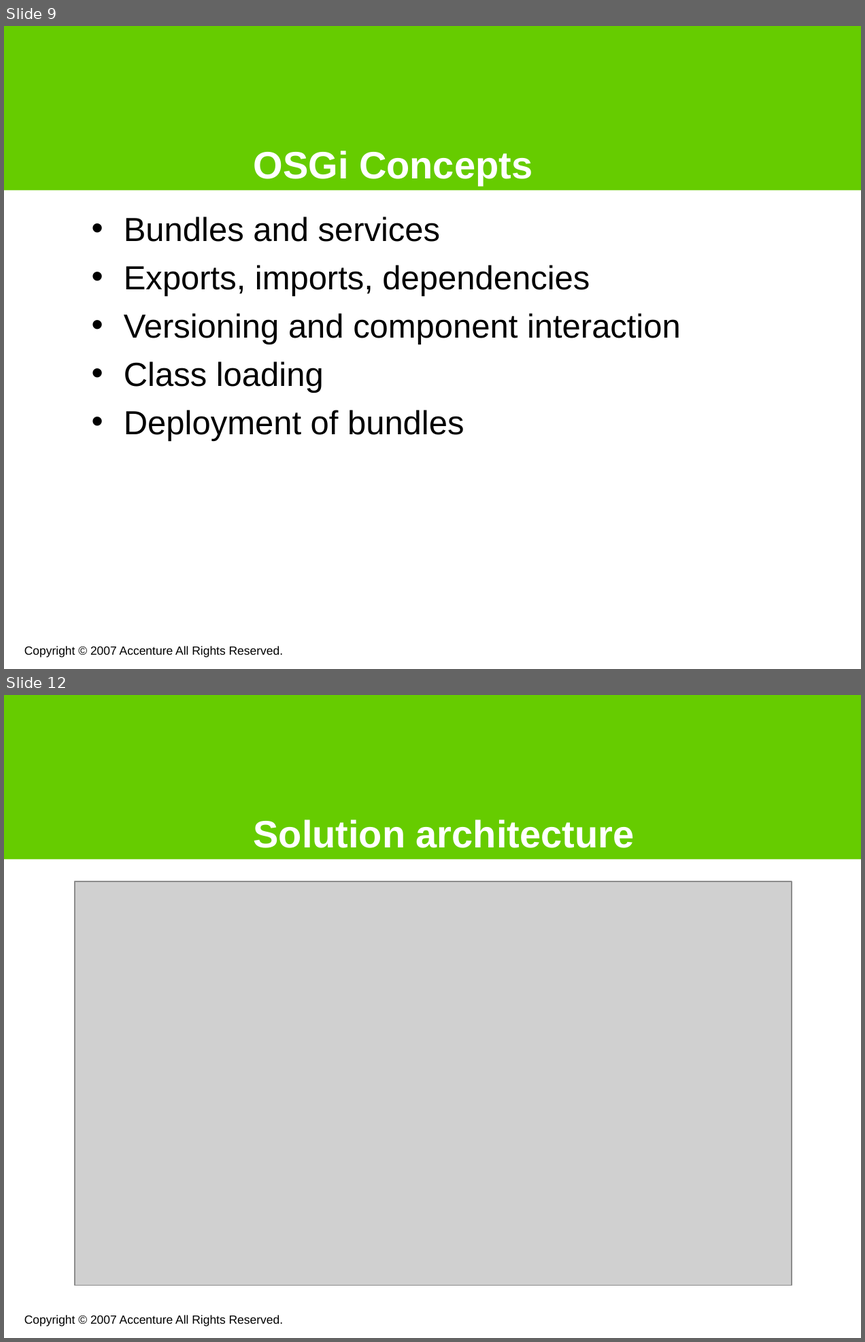
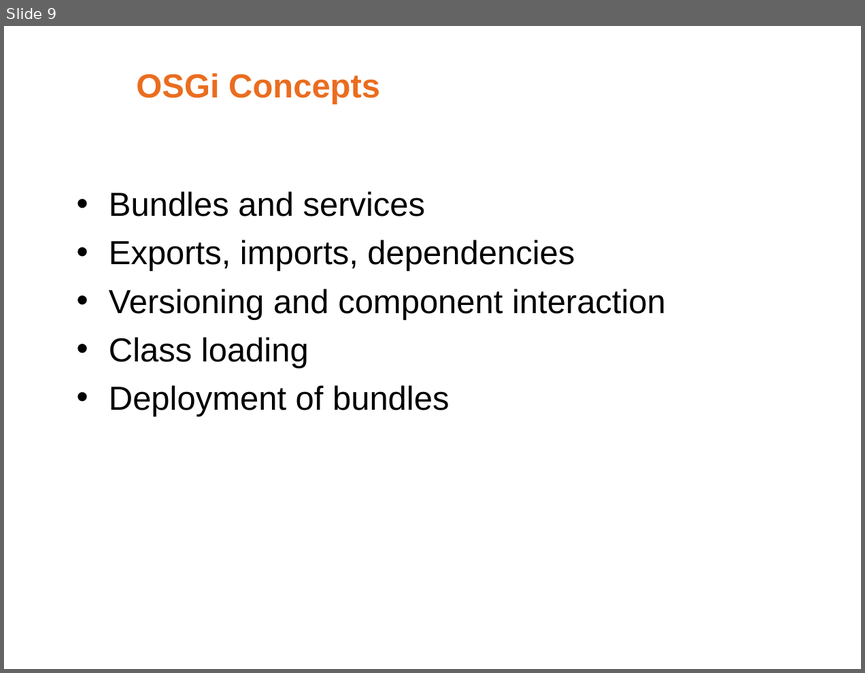
Before and after one commit to noushadali/osgi-samples, a slide deck: congress-registration/documentation/Webservice versioning using osgi.ppt. Shown one above the other, each under a label of ours: slides 9 and 12 before the commit, slide 9 after it; the slides between them are not shown. The pictures are 865x1342 and 865x673 pixels, drawn with LibreOffice and Linux fonts; fonts in the diff are those of the drawing; grey boxes stand for pictures; background and template pictures are left out. Boxes give left, top, right and bottom in pixels: in the first picture for what was removed or moved away, otherwise in the second. Text is boxed around its words. In the diff, an @@ line names an element or a change of style, - is before the commit and + after.

```diff
--- a/congress-registration/documentation/Webservice versioning using osgi.ppt
+++ b/congress-registration/documentation/Webservice versioning using osgi.ppt
@@ slide 12 removed at [4,695,861,1338], background #FFFFFF; not listed: 1 template element that a slide beside it also shows @@
@@ title removed at [254,819,634,848] @@
-Solution architecture
@@ picture removed at [75,882,791,1285] @@
@@ text removed at [24,1314,283,1326] @@
-Copyright © 2007 Accenture All Rights Reserved.
@@ slide 9 changed as well @@
@@ rectangle removed at [4,26,861,191] @@
@@ title "OSGi Concepts": place and size @@
-title "OSGi Concepts" at [254,150,532,186]
+title "OSGi Concepts" at [136,73,380,104]
@@ title "OSGi Concepts" at [136,73,380,104]: size 32 to 28 pt, text colour #FFFFFF to #EA6D1F; vertical alignment bottom to middle @@
@@ text "Bundles and services": place and size @@
-text "Bundles and services" at [124,216,681,441]
+text "Bundles and services" at [109,191,666,416]
@@ text removed at [24,645,283,657] @@
-Copyright © 2007 Accenture All Rights Reserved.
```
Also in this commit, not shown: 17 other slides changed, 1 slide added, 1 other slide removed.
